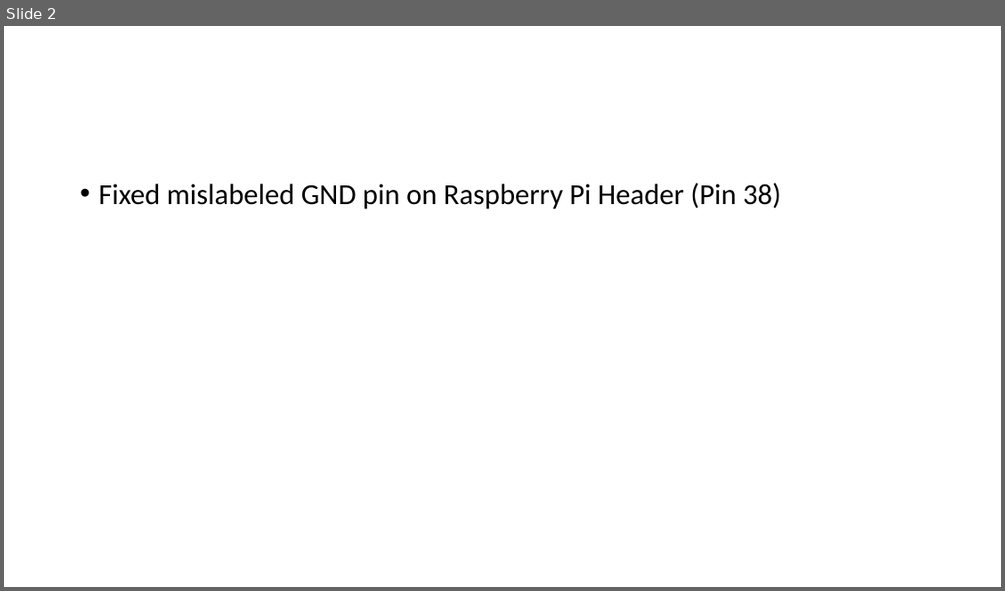
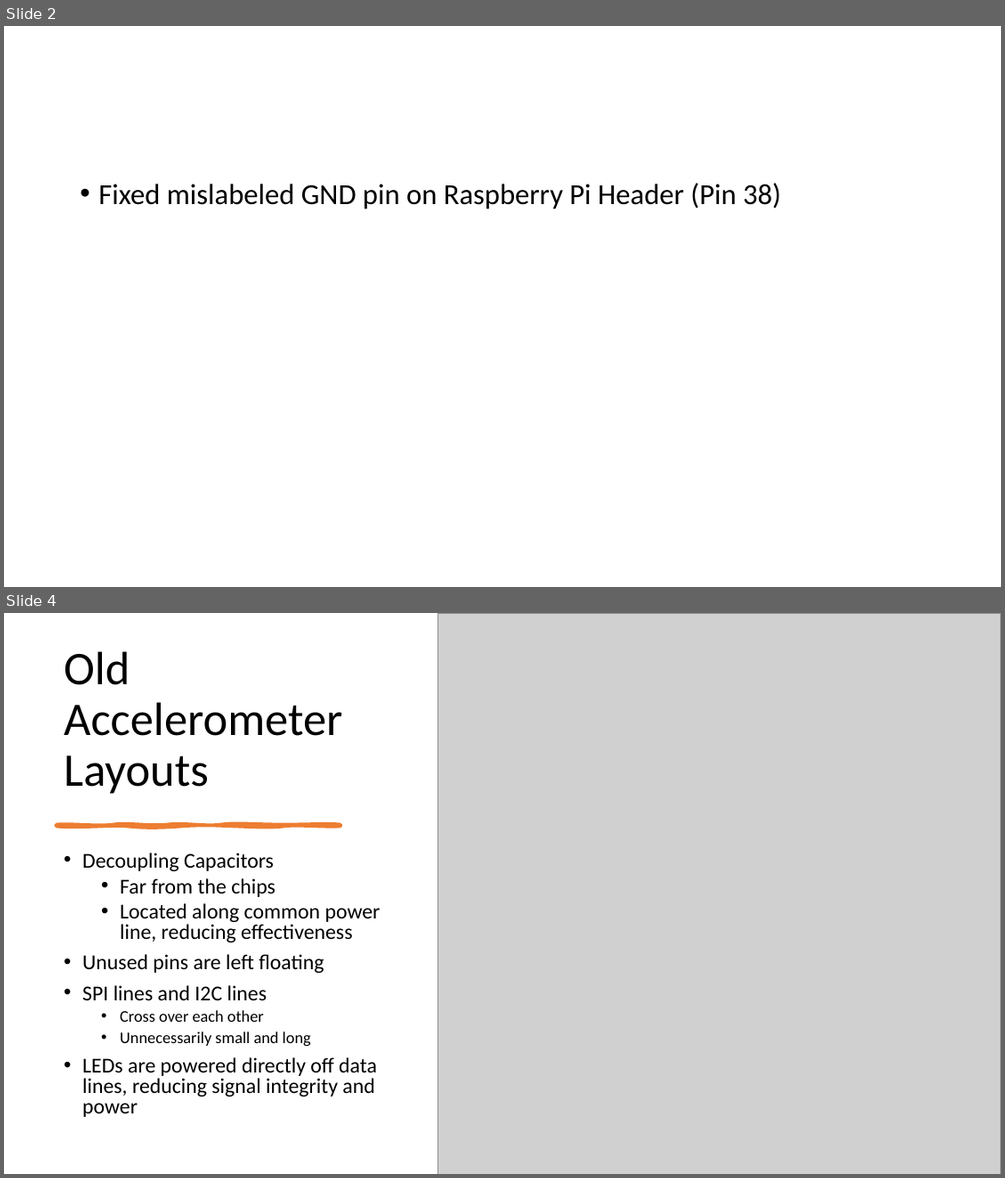
Before and after one commit to MissouriMRDT/NavBoard_Hardware, a slide deck: Documentation/Schematic Review 1.pptx. Shown one above the other, each under a label of ours: slide 2 before the commit, slides 2 and 4 after it; the slides between them are not shown. The pictures are 1005x591 and 1005x1178 pixels, drawn with LibreOffice and Linux fonts; fonts in the diff are those of the drawing; grey boxes stand for pictures. Boxes give left, top, right and bottom in pixels: in the first picture for what was removed or moved away, otherwise in the second. Text is boxed around its words. In the diff, an @@ line names an element or a change of style, - is before the commit and + after.

```diff
--- a/Documentation/Schematic Review 1.pptx
+++ b/Documentation/Schematic Review 1.pptx
@@ slide 4 added at [4, 613, 1001, 1174], background #FFFFFF @@
@@ picture added at [438, 613, 1001, 1174] @@
@@ title added at [64, 651, 342, 794], 45 pt, text #000000 @@
+Old Accelerometer Layouts
@@ freeform shape added at [57, 825, 340, 826], fill #ED7D31, outline #ED7D31 3.5 pt @@
@@ text added at [82, 852, 380, 1117], 20.4 pt, text #000000 @@
+• Decoupling Capacitors
+  • Far from the chips
+  • Located along common power line, reducing effectiveness
+• Unused pins are left floating
+• SPI lines and I2C lines
+  • Cross over each other
+  • Unnecessarily small and long
+• LEDs are powered directly off data lines, reducing signal integrity and power
```
Also in this commit, not shown: 3 other slides added, 7 other files.
